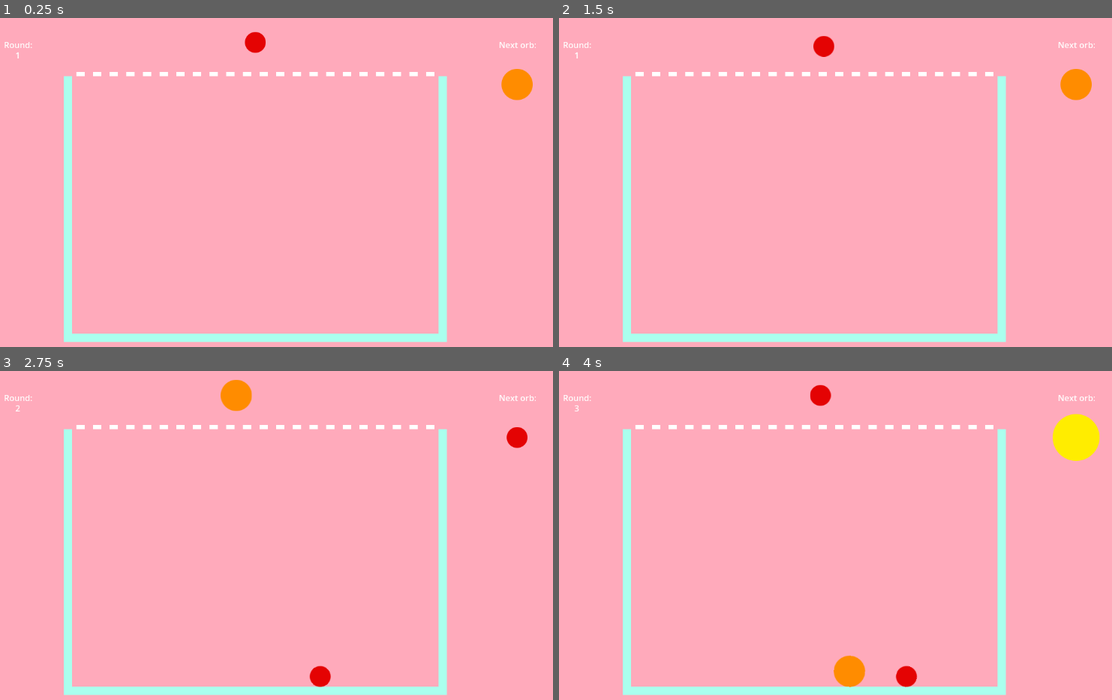
Above: before the commit, frames 1-4 (two rows, left to right).
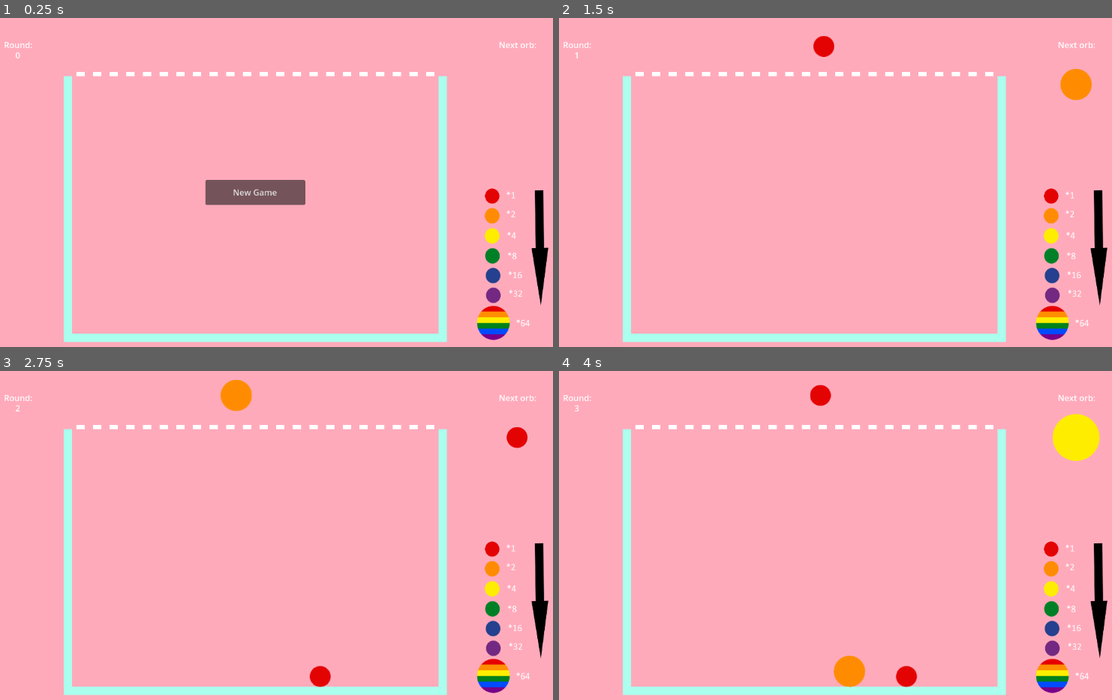
Above: after the commit, the same moments.

Repository: LailaiLand/Orbz
Game: Godot game, scene res://main.tscn
The game is run twice, just before and just after one commit, with the same random seed, the same clock (stepped at 60 frames per second) and the same inputs.
Inputs (mouse positions are in pixels of both pictures, inside the frame that each line leads up to):
- Up to frame 1 (0.25 s): no input
- Up to frame 2 (1.5 s): click (813, 192) at 0.5 s, where only the run after the commit has a clickable "New Game"; tap Enter at 1.25 s; hold D (move_right) from 1.28 s (still down); tap Space (drop) at 1.35 s
- Up to frame 3 (2.75 s): release D (move_right) at 2.03 s; hold A (move_left) from 2.03 s (still down); tap Space (drop) at 2.1 s
- Up to frame 4 (4 s): release A (move_left) at 2.78 s; hold D (move_right) from 2.78 s (still down); tap Space (drop) at 2.85, 3.6 s

The runs differ from the first frame. In frame 1, 3.9% of the frame differs, in the area x 2-100%, y 4-98%; in frame 2, 1.8%; in frame 3, 1.8%; in frame 4, 1.8%.

Commit message:
Game over, new game, and scoring system
There is a bug where some orbs might double-combine, but for now it is very playable.

Diff:
--- a/GameBoard.gd
+++ b/GameBoard.gd
@@ -12,8 +12,19 @@
 var end_orbs = []
 var score = 0
 var current_combination = []
-
-func _ready():
+var over = false
+var high_score = 0
+
+#func _ready():
+#	new_game()
+
+func new_game():
+	clear_game()
+	over = false
+	if score != 0:
+		$ScoreMessageLabel.text = "Previous Score:"
+	check_high_score()
+	score = 0
 	$FillLine.self_modulate = Color(1, 1, 1, 1)
 	var start_orb = red_orb_scene.instantiate()
 	start_orb.position = $PlacementMarker.position
@@ -23,6 +34,8 @@
 	_random_next_orb()
 
 func _random_next_orb():
+	if over:
+		pass
 	var random_num = randi_range(1, 3)
 	var temp_next
 	if random_num == 1:
@@ -100,6 +113,7 @@
 	$RoundNumberLabel.text = str(round_count)
 
 func _game_over(message):
+	over = true
 	$OverMessageLabel.text = message
 	for child in get_children():
 		if child.is_in_group("orbs"):
@@ -109,7 +123,42 @@
 	_calculate_score()
 
 func _calculate_score():
-	pass #TODO run through end_orbs[] and calculate score
+	for orb in end_orbs:
+		if orb.is_in_group("red"):
+			score += 1
+		elif orb.is_in_group("orange"):
+			score += 2
+		elif orb.is_in_group("yellow"):
+			score += 4
+		elif orb.is_in_group("green"):
+			score += 8
+		elif orb.is_in_group("indigo"):
+			score += 16
+		elif orb.is_in_group("violet"):
+			score += 32
+		elif orb.is_in_group("pride"):
+			score += 64
+	if score > high_score:
+		$ScoreMessageLabel.text = "New High Score!"
+	else:
+		$ScoreMessageLabel.text = "Score:"
+	$ScoreNumberLabel.text = str(score)
+	$NewGameButton.visible = true
+
+func clear_game():
+	for child in get_children():
+		if child.is_in_group("orbs"):
+			remove_child(child)
+	round_count = 0
+	$NewGameButton.visible = false
+
+func check_high_score():
+	if score != 0:
+		if score > high_score:
+			high_score = score
+		$HighScoreMessageLabel.text = "High Score:"
+		$HighScoreNumberLabel.text = str(high_score)
+
 
 func _on_stop_left_body_entered(body):
 	body.stop_left = true
@@ -146,3 +195,7 @@
 
 func _on_full_up_timer_timeout():
 	_game_over("Box is full!")
+
+
+func _on_new_game_button_pressed():
+	new_game()
--- a/game_board.tscn
+++ b/game_board.tscn
@@ -8,6 +8,7 @@
 [ext_resource type="PackedScene" uid="uid://dw70p86jt1okb" path="res://orb_indigo.tscn" id="6_gli5h"]
 [ext_resource type="PackedScene" uid="uid://bjct3m3rr60ve" path="res://orb_violet.tscn" id="7_xxegl"]
 [ext_resource type="PackedScene" uid="uid://dc0pv4ic6ybm7" path="res://orb_pride.tscn" id="8_ty5k7"]
+[ext_resource type="Texture2D" uid="uid://bbvavujrevhh7" path="res://Art/PNG/Scoring.png" id="9_q4562"]
 
 [sub_resource type="RectangleShape2D" id="RectangleShape2D_40rh3"]
 size = Vector2(20, 111)
@@ -133,6 +134,34 @@
 vertical_alignment = 1
 autowrap_mode = 3
 
+[node name="ScoreMessageLabel" type="Label" parent="."]
+offset_left = 56.0
+offset_top = 208.0
+offset_right = 129.0
+offset_bottom = 234.0
+horizontal_alignment = 1
+
+[node name="ScoreNumberLabel" type="Label" parent="."]
+offset_left = 56.0
+offset_top = 228.0
+offset_right = 129.0
+offset_bottom = 254.0
+horizontal_alignment = 1
+
+[node name="HighScoreMessageLabel" type="Label" parent="."]
+offset_left = 56.0
+offset_top = 296.0
+offset_right = 129.0
+offset_bottom = 322.0
+horizontal_alignment = 1
+
+[node name="HighScoreNumberLabel" type="Label" parent="."]
+offset_left = 56.0
+offset_top = 316.0
+offset_right = 129.0
+offset_bottom = 342.0
+horizontal_alignment = 1
+
 [node name="FillLine" type="CanvasGroup" parent="."]
 position = Vector2(8, 0)
 
@@ -267,6 +296,19 @@
 offset_top = 104.0
 offset_right = 880.0
 offset_bottom = 112.0
+
+[node name="Sprite2D" type="Sprite2D" parent="."]
+position = Vector2(1040, 472)
+scale = Vector2(0.564, 0.593385)
+texture = ExtResource("9_q4562")
+
+[node name="NewGameButton" type="Button" parent="."]
+z_index = 1
+offset_left = 448.0
+offset_top = 312.0
+offset_right = 640.0
+offset_bottom = 360.0
+text = "New Game"
 
 [connection signal="timeout" from="DropTimer" to="." method="_on_drop_timer_timeout"]
 [connection signal="body_entered" from="StopLeft" to="." method="_on_stop_left_body_entered"]
@@ -277,3 +319,4 @@
 [connection signal="body_entered" from="FullUp" to="." method="_on_full_up_body_entered"]
 [connection signal="body_exited" from="FullUp" to="." method="_on_full_up_body_exited"]
 [connection signal="timeout" from="FullUpTimer" to="." method="_on_full_up_timer_timeout"]
+[connection signal="pressed" from="NewGameButton" to="." method="_on_new_game_button_pressed"]
Binary file added: Art/PNG/Scoring.png
Not shown, added: Art/PNG/Scoring.png.import
Not shown: 1 places in game_board.tscn that only renumber resources
